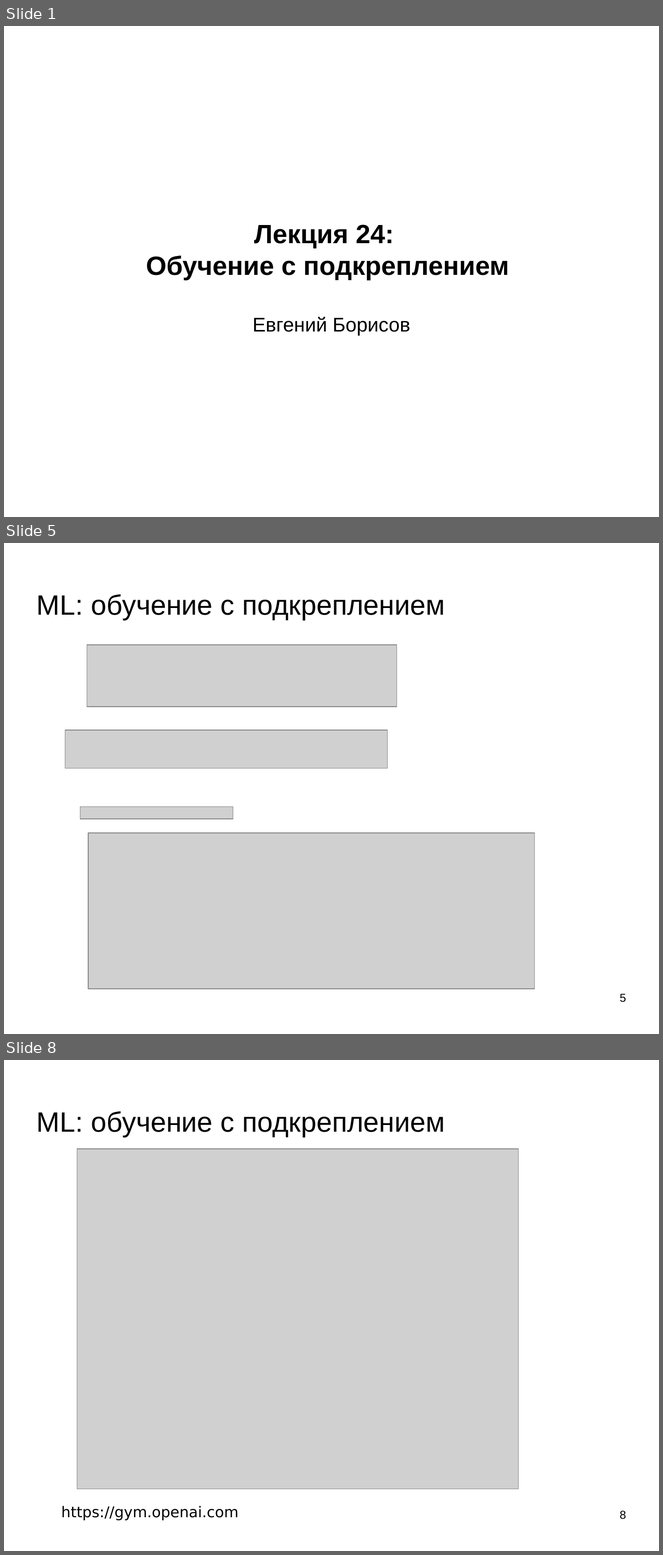
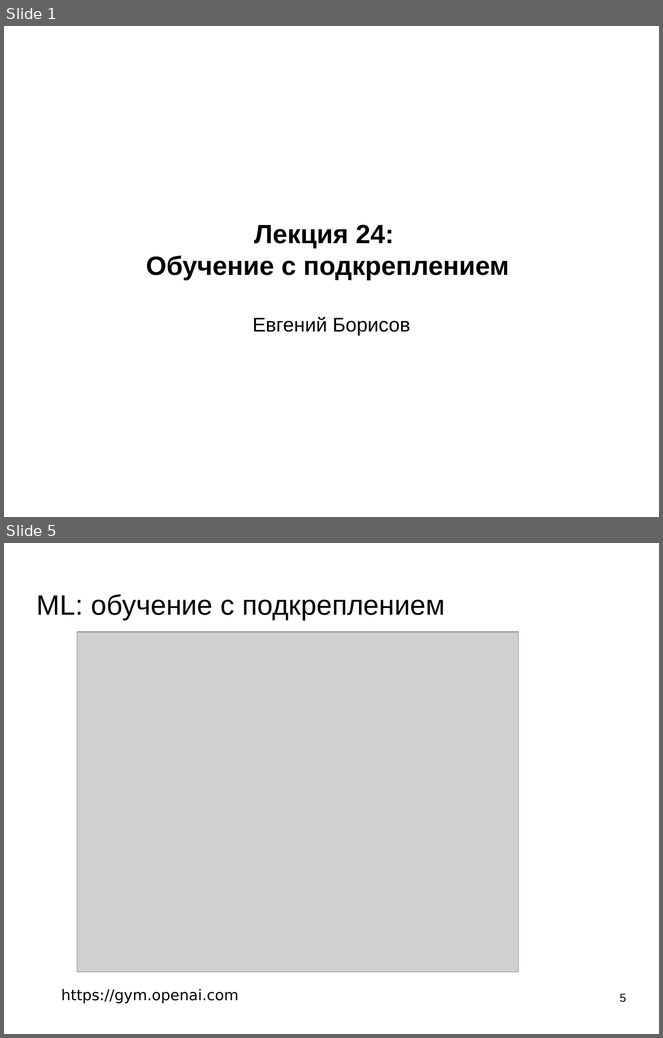
Before and after one commit to mechanoid5/ml_lectorium_legacy, a slide deck: 24-rl-dqn.odp. Shown one above the other, each under a label of ours: slides 1, 5 and 8 before the commit, slides 1 and 5 after it; the slides between them are not shown. The pictures are 663x1555 and 663x1038 pixels, drawn with LibreOffice and Linux fonts; fonts in the diff are those of the drawing; grey boxes stand for pictures; background and template pictures are left out. Boxes give left, top, right and bottom in pixels: in the first picture for what was removed or moved away, otherwise in the second. Text is boxed around its words. In the diff, an @@ line names an element or a change of style, - is before the commit and + after.

```diff
--- a/24-rl-dqn.odp
+++ b/24-rl-dqn.odp
@@ slide 5 removed at (4, 543, 659, 1034), background picture (left out) @@
@@ title removed at (37, 594, 445, 620) @@
-ML: обучение с подкреплением
@@ picture removed at (87, 645, 398, 706) @@
@@ picture removed at (65, 730, 388, 769) @@
@@ picture removed at (80, 807, 233, 820) @@
@@ picture removed at (88, 833, 535, 989) @@
@@ page number removed at (620, 994, 626, 1003) @@
-5
@@ what was slide 8 is now slide 5 @@
@@ page number at (620, 994, 626, 1003): text changed @@
-8
+5
```
Also in this commit, not shown: 4 slides changed, 2 other slides removed.
